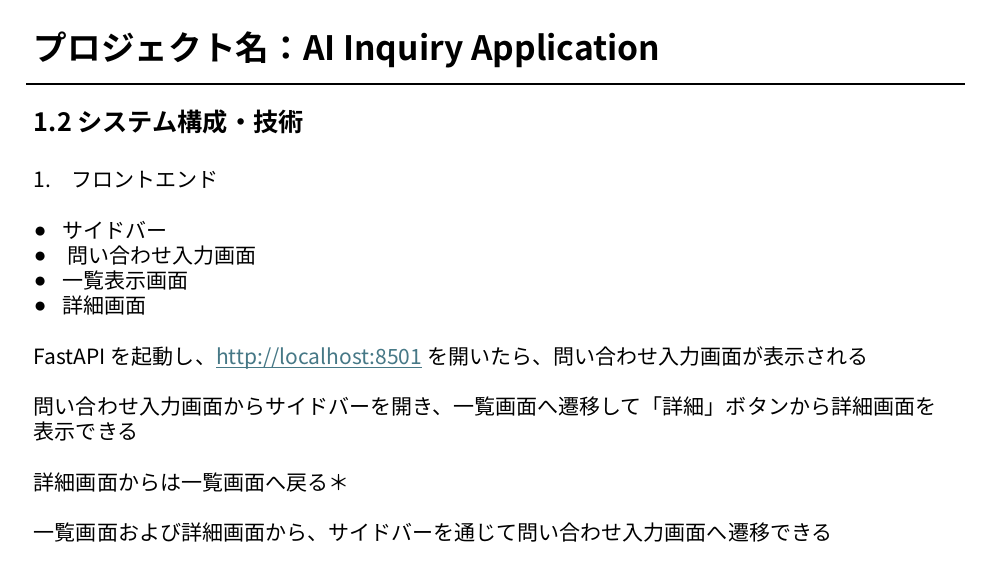
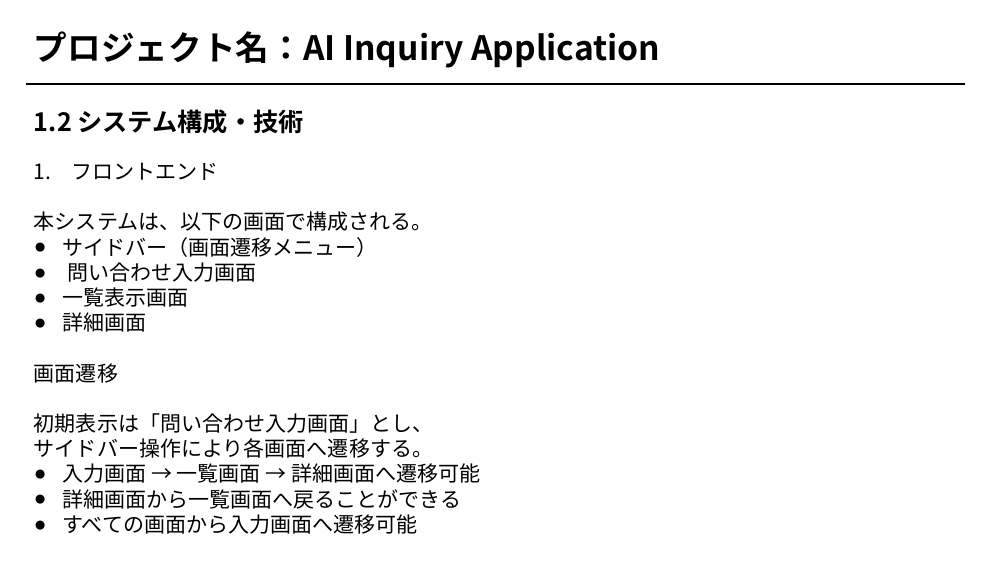
Before and after one commit to Oak-aim/ai-inquiry-application, a slide deck: slide 2 of AI 問い合わせアプリ.pptx. Drawn at 1008x567 pixels with LibreOffice and Linux fonts; fonts in the diff are those of the drawing. Boxes give left, top, right and bottom in pixels: in the first picture for what was removed or moved away, otherwise in the second. Text is boxed around its words. In the diff, an @@ line names an element or a change of style, - is before the commit and + after.

```diff
--- a/AI 問い合わせアプリ.pptx
+++ b/AI 問い合わせアプリ.pptx
@@ text "フロントエンド": place and size @@
-text "フロントエンド" at box(34, 170, 936, 542)
+text "フロントエンド" at box(34, 162, 480, 534)
@@ text at box(34, 211, 433, 257): text changed @@
-● サイドバー
+本システムは、以下の画面で構成される。
+● サイドバー（画面遷移メニュー）
@@ text at box(34, 363, 480, 534): text changed @@
-FastAPI を起動し、http://localhost:8501 を開いたら、問い合わせ入力画面が表示される
-問い合わせ入力画面からサイドバーを開き、一覧画面へ遷移して「詳細」ボタンから詳細画面を表示できる
-詳細画面からは一覧画面へ戻る＊
-一覧画面および詳細画面から、サイドバーを通じて問い合わせ入力画面へ遷移できる
+画面遷移
+初期表示は「問い合わせ入力画面」とし、
+サイドバー操作により各画面へ遷移する。
+● 入力画面 → 一覧画面 → 詳細画面へ遷移可能
+● 詳細画面から一覧画面へ戻ることができる
+● すべての画面から入力画面へ遷移可能
```
Also in this commit, not shown: 8 other slides changed.
